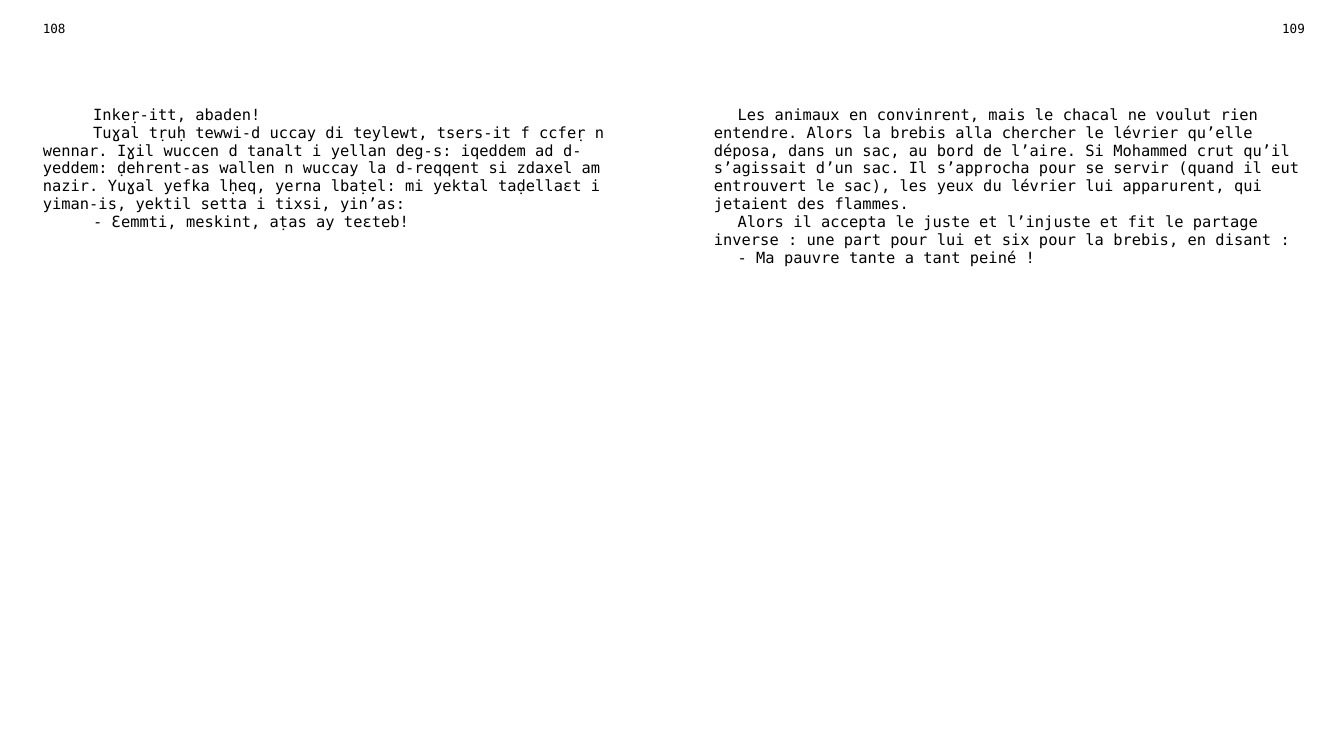
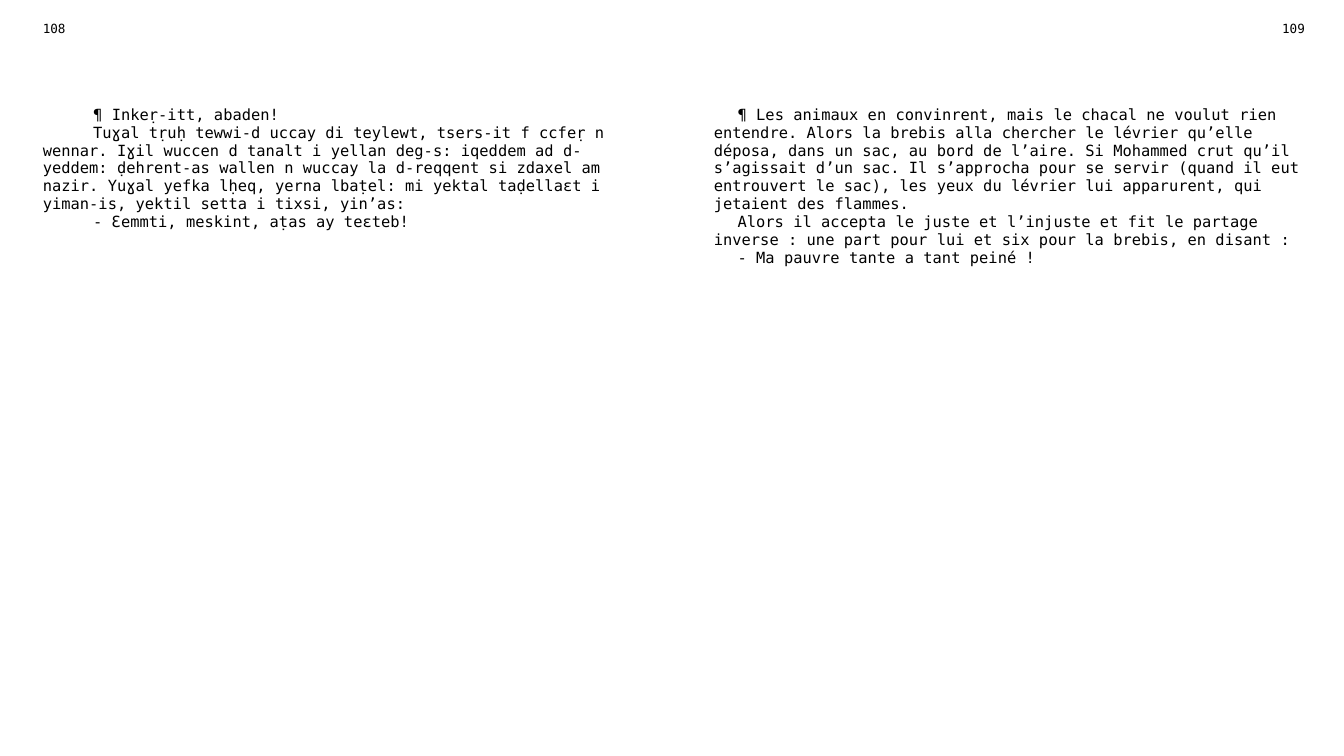
Before and after one commit to sferhah/tamacahut_n_wuccen, a slide deck: slide 50 of Uccen.ConsoleApp/uccen.pptx. Drawn at 1344x756 pixels with LibreOffice and Linux fonts; fonts in the diff are those of the drawing. Boxes give left, top, right and bottom in pixels: in the first picture for what was removed or moved away, otherwise in the second. Text is boxed around its words. In the diff, an @@ line names an element or a change of style, - is before the commit and + after.

```diff
--- a/Uccen.ConsoleApp/uccen.pptx
+++ b/Uccen.ConsoleApp/uccen.pptx
@@ table at [32,16,1315,729] @@
-row 3, column 1: Inkeṛ-itt, abaden! / Tuɣal tṛuḥ tewwi-d uccay di teylewt, tsers-it f ccfeṛ n wennar. Iɣil wuccen d tanalt i yellan deg-s: iqeddem ad d-yeddem: ḍehrent-as wallen n wuccay la d-reqqent si zdaxel am nazir. Yuɣal yefka lḥeq, yerna lbaṭel: mi yektal taḍellaɛt i yiman-is, yektil setta i tixsi, yin’as: / - Ɛemmti, meskint, aṭas ay teɛteb!
+row 3, column 1: ¶ Inkeṛ-itt, abaden! / Tuɣal tṛuḥ tewwi-d uccay di teylewt, tsers-it f ccfeṛ n wennar. Iɣil wuccen d tanalt i yellan deg-s: iqeddem ad d-yeddem: ḍehrent-as wallen n wuccay la d-reqqent si zdaxel am nazir. Yuɣal yefka lḥeq, yerna lbaṭel: mi yektal taḍellaɛt i yiman-is, yektil setta i tixsi, yin’as: / - Ɛemmti, meskint, aṭas ay teɛteb!
-row 3, column 3: Les animaux en convinrent, mais le chacal ne voulut rien entendre. Alors la brebis alla chercher le lévrier qu’elle déposa, dans un sac, au bord de l’aire. Si Mohammed crut qu’il s’agissait d’un sac. Il s’approcha pour se servir (quand il eut entrouvert le sac), les yeux du lévrier lui apparurent, qui jetaient des flammes. / Alors il accepta le juste et l’injuste et fit le partage inverse : une part pour lui et six pour la brebis, en disant : / - Ma pauvre tante a tant peiné !
+row 3, column 3: ¶ Les animaux en convinrent, mais le chacal ne voulut rien entendre. Alors la brebis alla chercher le lévrier qu’elle déposa, dans un sac, au bord de l’aire. Si Mohammed crut qu’il s’agissait d’un sac. Il s’approcha pour se servir (quand il eut entrouvert le sac), les yeux du lévrier lui apparurent, qui jetaient des flammes. / Alors il accepta le juste et l’injuste et fit le partage inverse : une part pour lui et six pour la brebis, en disant : / - Ma pauvre tante a tant peiné !
```
Also in this commit, not shown: 14 other slides changed, 3 other files.
